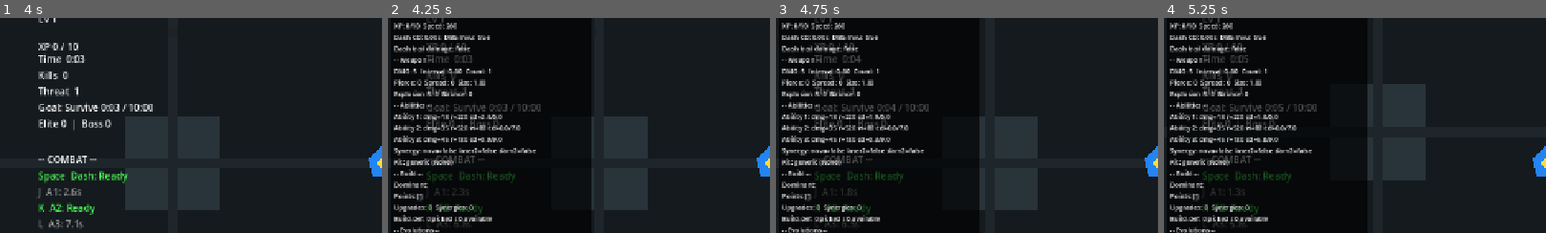
Above: before the commit, frames 1-4 (left to right).
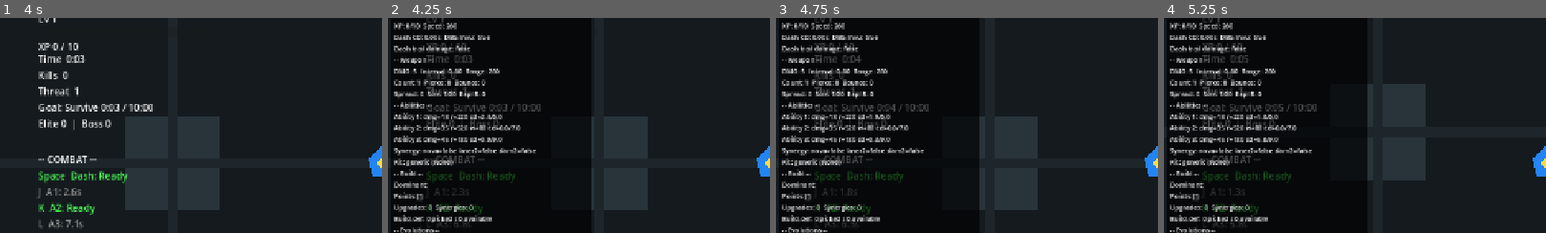
Above: after the commit, the same moments.

Repository: StanisRyz/SuperHeroes
Game: Godot game, scene res://scenes/game/Arena.tscn
Same seed, same stepped clock (60 frames per second), same inputs: the game is played once before the commit and once after it. This scene is started directly instead of the project's main scene.
Inputs (mouse positions are % of the whole screen's width and height, from its top left):
- Up to frame 1 (4 s): tap Enter at 0.5 s; move the mouse to (72, 45) at 0.52 s; hold D (move_right) 0.53-1.25 s; hold J (ability_1) 0.53-1.25 s; click (72, 45) at 0.67 s; drag from (30, 55) to (50, 50) at 1.27 s; tap Space (dash) at 2 s; move the mouse to (60, 28) at 2.02 s; hold D (move_right) 2.03-2.75 s; hold L (ability_3) 2.03-2.75 s; drag from (45, 70) to (20, 35) at 2.77 s; move the mouse to (80, 65) at 3.52 s; hold Left (move_left) from 3.53 s (still down); hold J (ability_1) from 3.53 s (still down)
- Up to frame 2 (4.25 s): keep holding Left (move_left); keep holding J (ability_1); tap F10 (debug_add_xp) at 4.15 s
- Up to frame 3 (4.75 s): release Left (move_left) at 4.25 s; release J (ability_1) at 4.25 s; drag from (20, 35) to (35, 25) at 4.27 s
- Up to frame 4 (5.25 s): move the mouse to (55, 50) at 5.02 s; hold S (move_down) from 5.03 s (still down); hold L (ability_3) from 5.03 s (still down); click (55, 50) at 5.17 s
The pictures show only the part of the screen within x 0-50%, y 16-66%; the shares and areas given below are measured in that part.

Frame 1 is identical in both runs. In frame 2, 1.0% of the frame differs, in the area x 1-30%, y 23-38%; in frame 3, 1.0%; in frame 4, 1.0%.

Commit message:
Rework hero primary weapons
Implement Primary Weapon / Autoattack Rework:
- Add hero-specific primary weapon modes for Solar Guardian, Night Tactician, and Fury Vanguard.
- Route PlayerAutoAttack by selected hero primary weapon data.
- Give Solar Guardian a heavier solar projectile identity.
- Give Night Tactician a faster gadget dart / precision identity.
- Give Fury Vanguard a close-range shockwave strike identity.
- Preserve existing upgrade hooks, upgrade ids, hero kits, wave director, boss flow, Per-Hero Training, pause/resume, HUD, and debug compatibility.
- Keep saves, rewards, meta economy, stage objectives, arena hazards, and Build Evolution unchanged.
- Update README.md, Agents.md, and validation docs if present.

Diff:
--- a/scenes/game/Arena.gd
+++ b/scenes/game/Arena.gd
@@ -144,6 +144,8 @@
 			hud.set_hero_name(hero_display_name)
 		if hud.has_method("set_stage_name"):
 			hud.set_stage_name(stage_display_name)
+		if hud.has_method("set_primary_weapon_name") and auto_attack != null and auto_attack.has_method("get_primary_weapon_display_name"):
+			hud.set_primary_weapon_name(auto_attack.get_primary_weapon_display_name())
 		if hud.has_method("setup_evolution_manager"):
 			hud.setup_evolution_manager(evolution_manager)
 	else:
--- a/scenes/heroes/HeroApplier.gd
+++ b/scenes/heroes/HeroApplier.gd
@@ -44,6 +44,15 @@
 		_add_number(ability_manager, "slam_damage", stats.get("slam_damage_bonus", 0))
 		_add_number(ability_manager, "slam_radius", stats.get("slam_radius_bonus", 0.0))
 
+	if auto_attack != null:
+		var weapon_data: Dictionary = hero.get("primary_weapon", {})
+		if not weapon_data.is_empty() and auto_attack.has_method("set_primary_weapon"):
+			var hero_id_str := str(hero.get("id", ""))
+			var weapon_id_str := str(weapon_data.get("weapon_id", ""))
+			auto_attack.set_primary_weapon(hero_id_str, weapon_id_str, weapon_data)
+		if ability_manager != null and auto_attack.has_method("set_ability_manager_ref"):
+			auto_attack.set_ability_manager_ref(ability_manager)
+
 
 static func _apply_cooldown_multiplier(target: Node, property_name: String, multiplier: float) -> void:
 	if target.get(property_name) == null:
--- a/scenes/heroes/HeroDataProvider.gd
+++ b/scenes/heroes/HeroDataProvider.gd
@@ -34,6 +34,13 @@
 			"passive_name": "Solar Charge",
 			"passive_description": "Ability hits build charge. High charge empowers Solar Burst, Solar Beam, and Aerial Impact.",
 		},
+		"primary_weapon": {
+			"weapon_id": "solar_bolt",
+			"display_name": "Solar Bolt",
+			"projectile_speed": 340.0,
+			"projectile_size_multiplier": 1.35,
+			"projectile_pierce": 0,
+		},
 		"starting_modifiers": {"bonus": "Higher durability, focused beam power, and radiant impact abilities."},
 		"color": Color(1.0, 0.72, 0.22, 1.0),
 	},
@@ -67,6 +74,13 @@
 		"ability_kit": {
 			"passive_name": "Tactical Mark",
 			"passive_description": "Ability logic marks a priority target. Grapnel Shot and Shock Trap deal bonus damage to the mark.",
+		},
+		"primary_weapon": {
+			"weapon_id": "gadget_darts",
+			"display_name": "Gadget Darts",
+			"projectile_speed": 640.0,
+			"projectile_size_multiplier": 0.8,
+			"projectile_bounce": 1,
 		},
 		"starting_modifiers": {"bonus": "Uses tactical tools, quick movement, and precise controlled strikes."},
 		"color": Color(0.28, 0.30, 0.42, 1.0),
@@ -102,6 +116,12 @@
 			"passive_name": "Rage",
 			"passive_description": "Taking damage and landing ability hits build Rage. Rage empowers bruiser impacts.",
 		},
+		"primary_weapon": {
+			"weapon_id": "shockwave_strike",
+			"display_name": "Shockwave Strike",
+			"attack_range": 130.0,
+			"direct_damage": true,
+		},
 		"starting_modifiers": {"bonus": "Higher durability, heavier close-range impacts, and slower bruiser movement."},
 		"color": Color(0.62, 0.22, 0.18, 1.0),
 	},
--- a/scenes/player/PlayerAutoAttack.gd
+++ b/scenes/player/PlayerAutoAttack.gd
@@ -25,6 +25,13 @@
 var _missing_projectile_warning_shown := false
 var _attack_sequence_id: int = 0
 
+# Primary weapon identity set by HeroApplier via set_primary_weapon().
+# Defaults to empty so existing scenes with no hero selected fall back to
+# the generic projectile path (_tick_solar_bolt).
+var _primary_weapon_id: String = ""
+var _primary_weapon_data: Dictionary = {}
+var _ability_manager_ref: Node = null
+
 @onready var attack_range_area: Area2D = get_node_or_null("AttackRangeArea")
 @onready var attack_shape: CollisionShape2D = get_node_or_null("AttackRangeArea/CollisionShape2D")
 @onready var owner_body: Node2D = get_parent() as Node2D
@@ -53,11 +60,19 @@
 	if owner_body.has_method("is_dead") and owner_body.is_dead():
 		return
 
-	var enemy := _find_nearest_enemy()
-	if enemy == null:
-		return
-
-	if _spawn_projectiles(enemy):
+	var attacked := false
+	match _primary_weapon_id:
+		"shockwave_strike":
+			attacked = _tick_shockwave_strike()
+		"gadget_darts":
+			attacked = _tick_gadget_darts()
+		_:
+			# "solar_bolt" and generic/fallback path
+			var enemy := _find_nearest_enemy()
+			if enemy != null:
+				attacked = _tick_solar_bolt(enemy)
+
+	if attacked:
 		_cooldown = attack_interval
 
 
@@ -67,6 +82,96 @@
 
 func setup_audio_manager(new_audio_manager: Node) -> void:
 	audio_manager = new_audio_manager
+
+
+# Called by HeroApplier after hero stats are applied. Sets weapon identity and
+# applies weapon-specific property defaults (speed, size, range, bounce).
+# Upgrade hooks (attack_damage, attack_interval, attack_range, projectile_count,
+# projectile_pierce, projectile_size_multiplier, projectile_explosion_radius,
+# projectile_bounce, projectile_speed) remain fully effective on top of these.
+func set_primary_weapon(hero_id: String, weapon_id: String, weapon_data: Dictionary) -> void:
+	_primary_weapon_id = weapon_id
+	_primary_weapon_data = weapon_data
+
+	if weapon_data.has("projectile_speed"):
+		projectile_speed = float(weapon_data["projectile_speed"])
+	if weapon_data.has("projectile_size_multiplier"):
+		projectile_size_multiplier = float(weapon_data["projectile_size_multiplier"])
+	if weapon_data.has("projectile_pierce"):
+		projectile_pierce = maxi(int(weapon_data["projectile_pierce"]), 0)
+	if weapon_data.has("projectile_bounce"):
+		projectile_bounce = clampi(int(weapon_data["projectile_bounce"]), 0, max_projectile_bounce)
+	if weapon_data.has("attack_range"):
+		attack_range = float(weapon_data["attack_range"])
+		_update_attack_range_shape()
+
+
+func set_ability_manager_ref(manager: Node) -> void:
+	_ability_manager_ref = manager
+
+
+func get_primary_weapon_id() -> String:
+	return _primary_weapon_id
+
+
+func get_primary_weapon_display_name() -> String:
+	return str(_primary_weapon_data.get("display_name", _primary_weapon_id))
+
+
+# ── Per-weapon tick methods ───────────────────────────────────────────────────
+
+# Solar Guardian: slow heavy homing bolt. Uses standard projectile path with
+# the slower speed + larger size set by weapon data. Pierce upgrades apply.
+func _tick_solar_bolt(enemy: Node2D) -> bool:
+	return _spawn_projectiles(enemy)
+
+
+# Night Tactician: fast light darts with default bounce. Prefers the
+# ability manager's Tactical Mark target when it is in range.
+func _tick_gadget_darts() -> bool:
+	var target := _find_marked_target()
+	if target == null:
+		target = _find_nearest_enemy()
+	if target == null:
+		return false
+	return _spawn_projectiles(target)
+
+
+# Fury Vanguard: close-range shockwave. Damages all enemies currently in the
+# (shorter) attack range area directly. No projectile is spawned.
+# Projectile-specific upgrades are safely ignored here; attack_damage and
+# attack_interval still apply normally.
+func _tick_shockwave_strike() -> bool:
+	_cleanup_invalid_enemies()
+	if _enemies_in_range.is_empty():
+		return false
+
+	var hit_any := false
+	for enemy in _enemies_in_range:
+		if not _is_valid_enemy(enemy):
+			continue
+		enemy.take_damage(attack_damage)
+		hit_any = true
+
+	return hit_any
+
+
+# Returns the Tactical Mark target from AbilityManager if it is valid and
+# within current attack range. Returns null otherwise.
+func _find_marked_target() -> Node2D:
+	if _ability_manager_ref == null or not is_instance_valid(_ability_manager_ref):
+		return null
+	var mark_target = _ability_manager_ref.get("tactical_mark_target")
+	if not mark_target is Node2D or not is_instance_valid(mark_target as Node2D):
+		return null
+	var target := mark_target as Node2D
+	if not _is_valid_enemy(target):
+		return null
+	if owner_body != null:
+		var dist_sq := owner_body.global_position.distance_squared_to(target.global_position)
+		if dist_sq > attack_range * attack_range:
+			return null
+	return target
 
 
 func _on_attack_range_area_body_entered(body: Node2D) -> void:
--- a/scenes/ui/DebugStatsOverlay.gd
+++ b/scenes/ui/DebugStatsOverlay.gd
@@ -136,17 +136,23 @@
 	# Weapon
 	if _auto_attack != null and is_instance_valid(_auto_attack):
 		lines.append("-- Weapon --")
+		var weapon_id := ""
+		if _auto_attack.has_method("get_primary_weapon_id"):
+			weapon_id = str(_auto_attack.get_primary_weapon_id())
+		if not weapon_id.is_empty():
+			lines.append("Primary: %s" % weapon_id)
 		var dmg: int = _auto_attack.get("attack_damage") if _auto_attack.get("attack_damage") != null else 0
 		var interval: float = _auto_attack.get("attack_interval") if _auto_attack.get("attack_interval") != null else 0.0
+		var rng: float = _auto_attack.get("attack_range") if _auto_attack.get("attack_range") != null else 0.0
 		var count: int = _auto_attack.get("projectile_count") if _auto_attack.get("projectile_count") != null else 0
 		var pierce: int = _auto_attack.get("projectile_pierce") if _auto_attack.get("projectile_pierce") != null else 0
 		var spread: float = _auto_attack.get("projectile_spread_degrees") if _auto_attack.get("projectile_spread_degrees") != null else 0.0
 		var size_m: float = _auto_attack.get("projectile_size_multiplier") if _auto_attack.get("projectile_size_multiplier") != null else 1.0
 		var expl: float = _auto_attack.get("projectile_explosion_radius") if _auto_attack.get("projectile_explosion_radius") != null else 0.0
 		var bounce: int = _auto_attack.get("projectile_bounce") if _auto_attack.get("projectile_bounce") != null else 0
-		lines.append("DMG: %d  Interval: %.2f  Count: %d" % [dmg, interval, count])
-		lines.append("Pierce: %d  Spread: %.0f  Size: %.2f" % [pierce, spread, size_m])
-		lines.append("Explosion R: %.0f  Bounce: %d" % [expl, bounce])
+		lines.append("DMG: %d  Interval: %.2f  Range: %.0f" % [dmg, interval, rng])
+		lines.append("Count: %d  Pierce: %d  Bounce: %d" % [count, pierce, bounce])
+		lines.append("Spread: %.0f  Size: %.2f  Expl R: %.0f" % [spread, size_m, expl])
 	else:
 		lines.append("-- Weapon: null --")
 
--- a/scenes/ui/GameHUD.gd
+++ b/scenes/ui/GameHUD.gd
@@ -262,6 +262,20 @@
 	hero_label.text = "Hero: %s" % display_name
 
 
+func set_primary_weapon_name(weapon_display_name: String) -> void:
+	if weapon_display_name.is_empty():
+		return
+	var build_panel := get_node_or_null("Root/BuildPanel")
+	if build_panel == null:
+		return
+	var weapon_label := build_panel.get_node_or_null("WeaponLabel") as Label
+	if weapon_label == null:
+		weapon_label = Label.new()
+		weapon_label.name = "WeaponLabel"
+		build_panel.add_child(weapon_label)
+	weapon_label.text = "Weapon: %s" % weapon_display_name
+
+
 func set_stage_name(stage_name: String) -> void:
 	if stage_name.is_empty():
 		return
Not shown, changed: Agents.md
Not shown, changed: README.md
Not shown, changed: docs/validation/gameplay_validation.md
